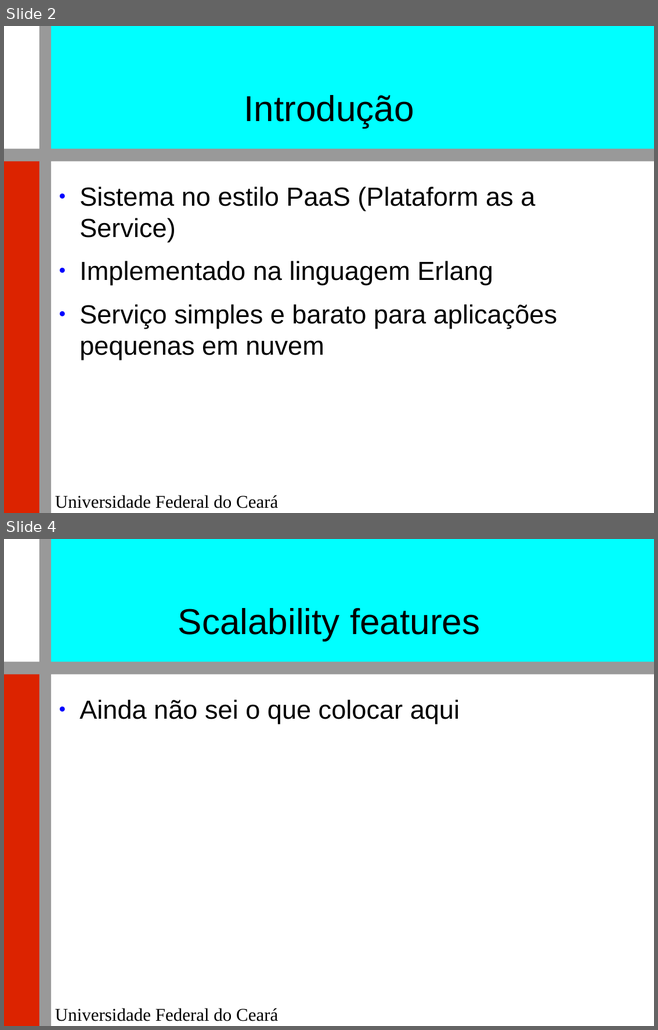
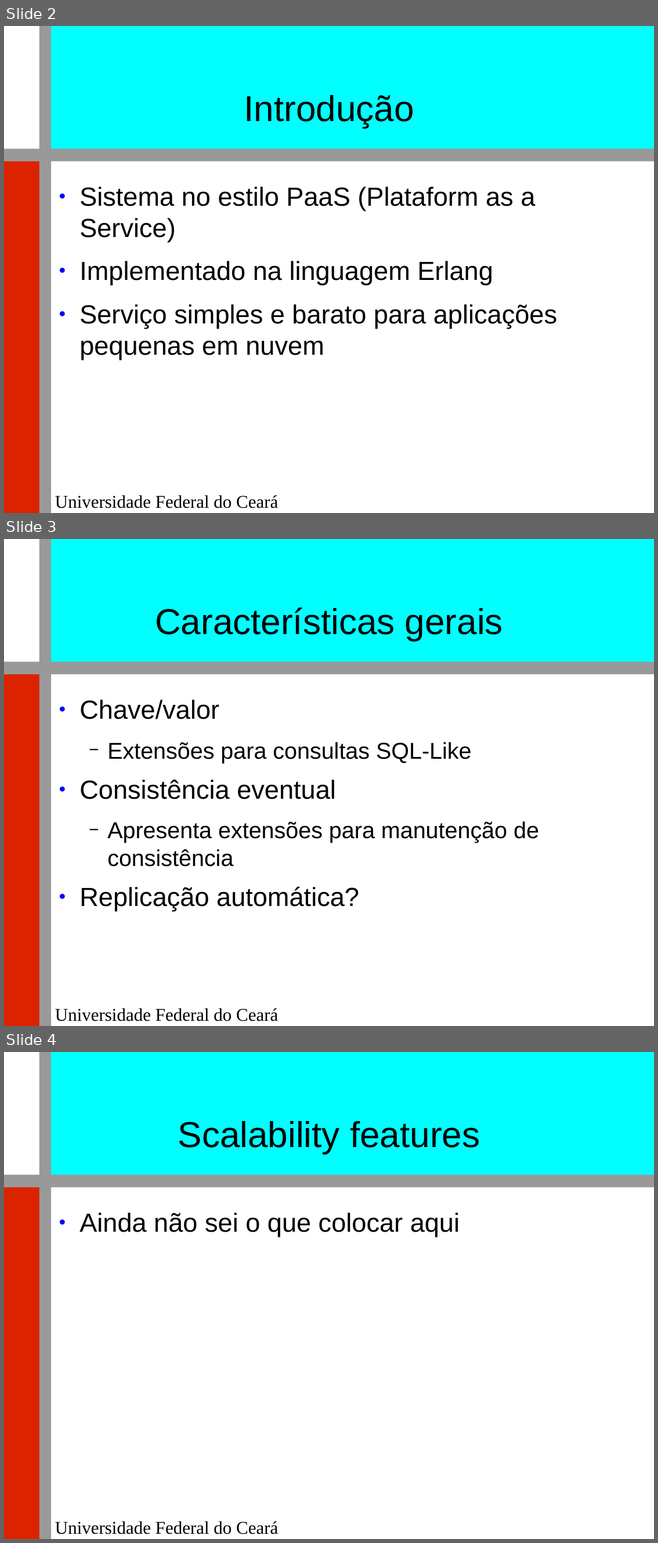
Before and after one commit to renatocjn/NoSQL_TF, a slide deck: Apresentação.odp. Shown one above the other, each under a label of ours: slides 2 and 4 before the commit, slides 2, 3 and 4 after it; the slides between them are not shown. The pictures are 658x1030 and 658x1543 pixels, drawn with LibreOffice and Linux fonts; fonts in the diff are those of the drawing; background and template pictures are left out. Boxes give left, top, right and bottom in pixels: in the first picture for what was removed or moved away, otherwise in the second. Text is boxed around its words. In the diff, an @@ line names an element or a change of style, - is before the commit and + after.

```diff
--- a/Apresentação.odp
+++ b/Apresentação.odp
@@ slide 3 added at [4, 539, 654, 1026], background #FFFFFF; not listed: 5 template elements that a slide beside it also shows @@
@@ title added at [155, 607, 503, 641], 44 pt, text #000000 @@
+Características gerais
@@ text added at [79, 700, 539, 911], 28 pt, text #000000 @@
+● Chave/valor
+  − Extensões para consultas SQL-Like
+● Consistência eventual
+  − Apresenta extensões para manutenção de consistência
+● Replicação automática?
```
Also in this commit, not shown: 4 slides changed, 1 slide removed, 1 other file.
